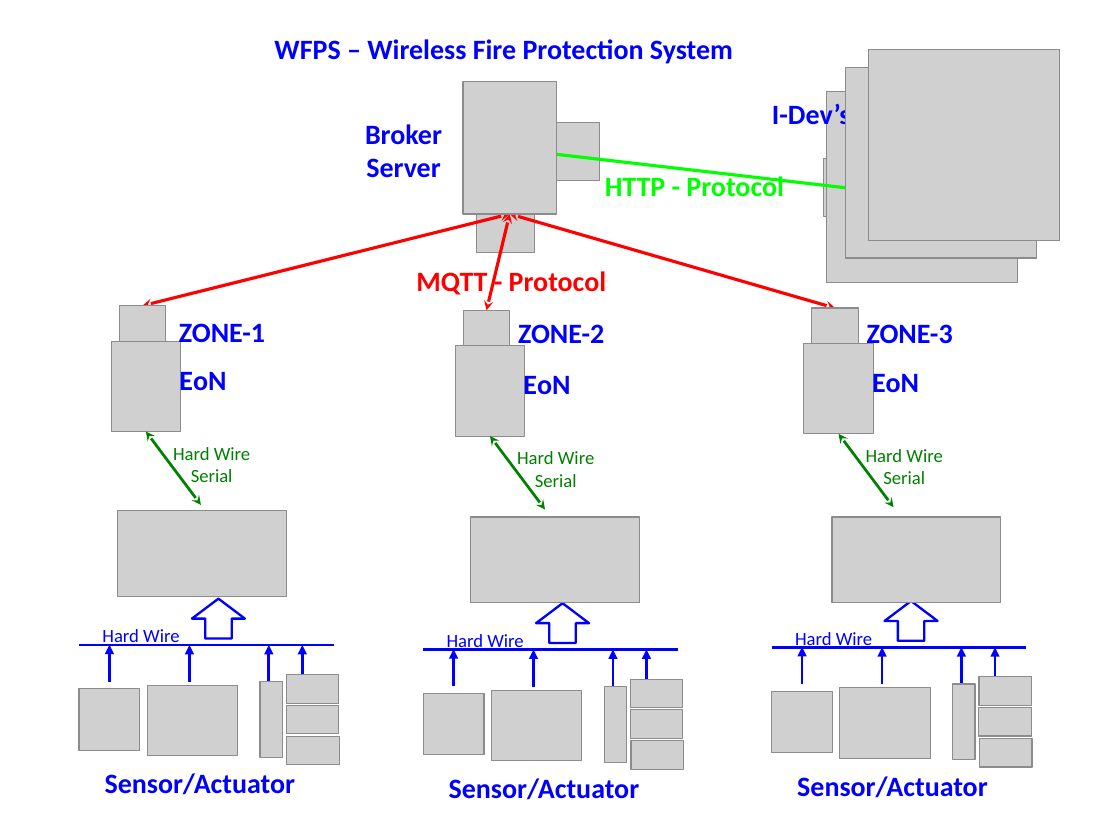
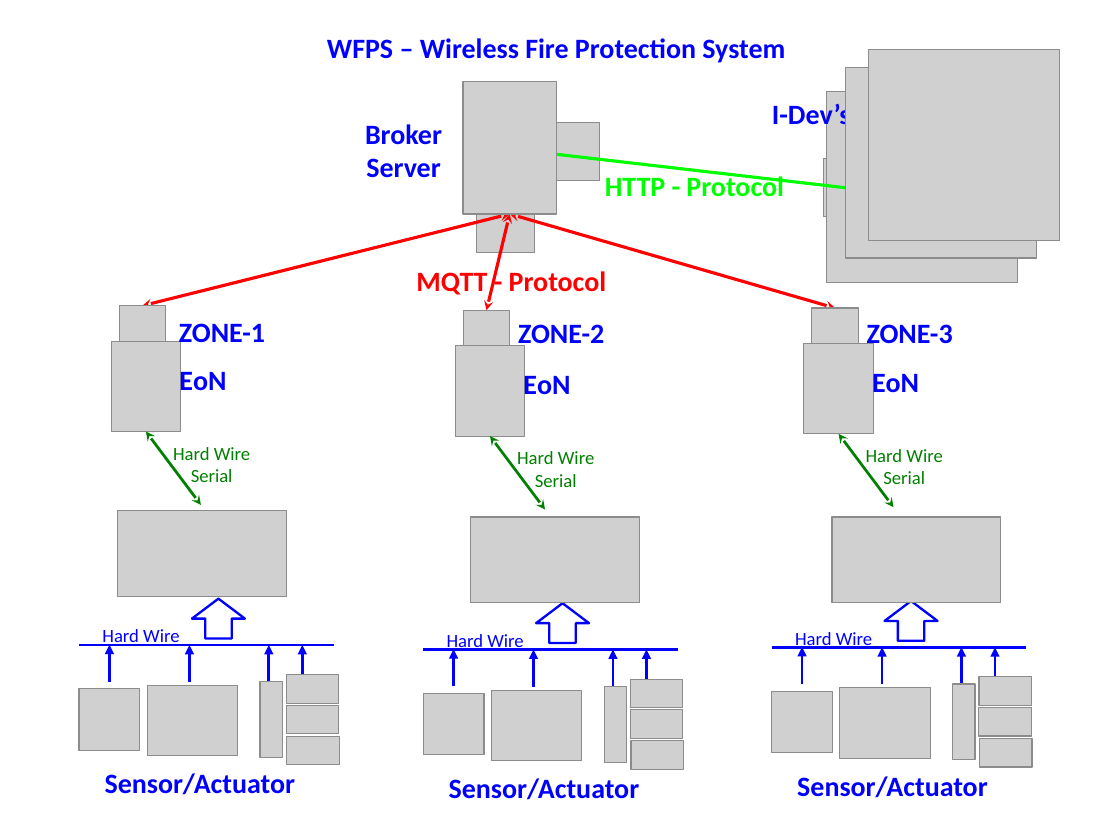
Before and after one commit to slametsampon/WFPS, a slide deck: slide 1 of resources/WFPS.pptx. Drawn at 1120x840 pixels with LibreOffice and Linux fonts; fonts in the diff are those of the drawing; grey boxes stand for pictures. Boxes give left, top, right and bottom in pixels: in the first picture for what was removed or moved away, otherwise in the second. Text is boxed around its words. In the diff, an @@ line names an element or a change of style, - is before the commit and + after.

```diff
--- a/resources/WFPS.pptx
+++ b/resources/WFPS.pptx
@@ title "WFPS – Wireless Fire Protection ...": place and size @@
-title "WFPS – Wireless Fire Protection ..." at <box>274,39,733,64</box>
+title "WFPS – Wireless Fire Protection ..." at <box>327,38,785,63</box>
@@ title "WFPS – Wireless Fire Protection ..." at <box>327,38,785,63</box>: alignment left to centre; vertical alignment top to middle @@
```
Also in this commit, not shown: 8 other slides changed, 2 slides added.
